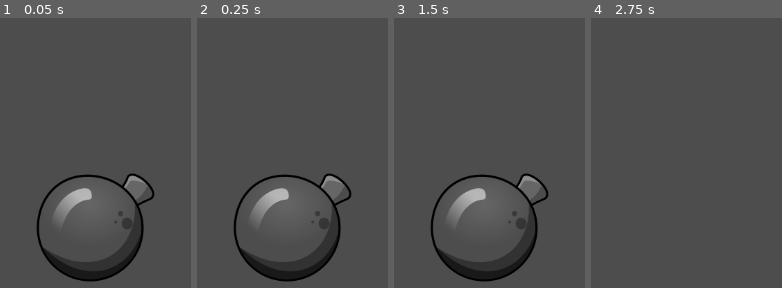
Above: before the commit, frames 1-4 (left to right).
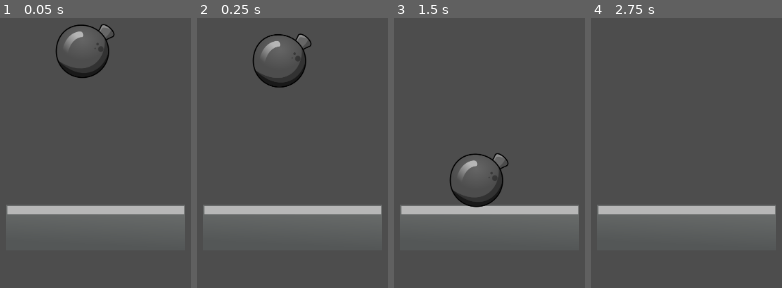
Above: after the commit, the same moments.

Repository: Chubby-Unicorn/godot_game
Game: Godot game, scene res://main.tscn
Same seed, same stepped clock (60 frames per second), same inputs: the game is played once before the commit and once after it.
Inputs (mouse positions are in pixels of both pictures, inside the frame that each line leads up to):
- Up to frame 1 (0.05 s): no input
- Up to frame 2 (0.25 s): no input
- Up to frame 3 (1.5 s): move the mouse to (outside the picture) at 0.52 s; click (outside the picture) at 0.67 s; move the mouse to (outside the picture) at 1.27 s; click (outside the picture) at 1.42 s
- Up to frame 4 (2.75 s): move the mouse to (766, 128) at 2.02 s; click (766, 128) at 2.17 s

The runs differ from the first frame. In frame 1, 12% of the frame differs, in the area x 3-97%, y 2-98%; in frame 2, 12%, in the area x 3-97%, y 5-98%; in frame 3, 12%; in frame 4, 5.0%.

Commit message:
added floor and code adjustments

Diff:
--- /dev/null
+++ b/platform/Objects/bomb.tscn
@@ -0,0 +1,53 @@
+[gd_scene load_steps=10 format=3 uid="uid://dooknwacrw7sc"]
+
+[ext_resource type="Script" path="res://Scripts/Bomb_Begin.gd" id="1_majnv"]
+[ext_resource type="Texture2D" uid="uid://q7nrs5qqmw8a" path="res://Sprites/Explosion/1.png" id="2_wl1a4"]
+[ext_resource type="Texture2D" uid="uid://dks8qrauqhk6c" path="res://Sprites/Explosion/2.png" id="3_36mct"]
+[ext_resource type="Texture2D" uid="uid://cr1w7whsk5aq4" path="res://Sprites/Explosion/3.png" id="4_hm1jg"]
+[ext_resource type="Texture2D" uid="uid://cijultg1vkcom" path="res://Sprites/Explosion/4.png" id="5_t4blh"]
+[ext_resource type="Texture2D" uid="uid://dxasipj4bl05b" path="res://Sprites/Explosion/5.png" id="6_mc617"]
+[ext_resource type="Texture2D" uid="uid://cx7tswvie64yi" path="res://Sprites/Explosion/6.png" id="7_5ou1s"]
+
+[sub_resource type="SpriteFrames" id="SpriteFrames_6ohbd"]
+resource_local_to_scene = true
+animations = [{
+"frames": [{
+"duration": 1.0,
+"texture": ExtResource("2_wl1a4")
+}, {
+"duration": 1.0,
+"texture": ExtResource("3_36mct")
+}, {
+"duration": 1.0,
+"texture": ExtResource("4_hm1jg")
+}, {
+"duration": 1.0,
+"texture": ExtResource("5_t4blh")
+}, {
+"duration": 1.0,
+"texture": ExtResource("6_mc617")
+}, {
+"duration": 1.0,
+"texture": ExtResource("7_5ou1s")
+}],
+"loop": true,
+"name": &"bombPulse",
+"speed": 15.0
+}]
+
+[sub_resource type="CircleShape2D" id="CircleShape2D_7i1m6"]
+radius = 7.74694
+
+[node name="Bomb" type="RigidBody2D"]
+script = ExtResource("1_majnv")
+bomb_timer = 2.0
+
+[node name="Animation" type="AnimatedSprite2D" parent="."]
+sprite_frames = SubResource("SpriteFrames_6ohbd")
+animation = &"bombPulse"
+frame_progress = 0.138123
+
+[node name="Collision" type="CollisionShape2D" parent="."]
+position = Vector2(-9, 0)
+scale = Vector2(9.56, 9.56)
+shape = SubResource("CircleShape2D_7i1m6")
--- a/platform/main.tscn
+++ b/platform/main.tscn
@@ -1,15 +1,9 @@
-[gd_scene load_steps=14 format=3 uid="uid://c15c1jk5ftams"]
+[gd_scene load_steps=9 format=3 uid="uid://c15c1jk5ftams"]
 
-[ext_resource type="Script" path="res://Scripts/spawnsound.gd" id="1_4x1pt"]
-[ext_resource type="Texture2D" uid="uid://q7nrs5qqmw8a" path="res://Sprites/Explosion/1.png" id="1_okn05"]
-[ext_resource type="Texture2D" uid="uid://dks8qrauqhk6c" path="res://Sprites/Explosion/2.png" id="2_qlxvt"]
-[ext_resource type="Texture2D" uid="uid://cr1w7whsk5aq4" path="res://Sprites/Explosion/3.png" id="3_ec3ep"]
+[ext_resource type="Texture2D" uid="uid://ccdgxsm06dp6f" path="res://Sprites/Envo/Building-Roof.png" id="3_ohvsh"]
 [ext_resource type="AudioStream" uid="uid://bkbhuwwh677ye" path="res://Sounds/explosionSound.mp3" id="3_wmjt1"]
-[ext_resource type="Texture2D" uid="uid://cijultg1vkcom" path="res://Sprites/Explosion/4.png" id="4_ndd31"]
-[ext_resource type="Texture2D" uid="uid://dxasipj4bl05b" path="res://Sprites/Explosion/5.png" id="5_do8qe"]
-[ext_resource type="Texture2D" uid="uid://cx7tswvie64yi" path="res://Sprites/Explosion/6.png" id="6_kn58g"]
+[ext_resource type="PackedScene" uid="uid://dooknwacrw7sc" path="res://Objects/bomb.tscn" id="4_vn7xi"]
 [ext_resource type="AudioStream" uid="uid://ba3vidfksqyok" path="res://Sounds/BombTickSound.mp3" id="8_hxvfu"]
-[ext_resource type="Script" path="res://Scripts/Bomb_Begin.gd" id="8_ke4jd"]
 
 [sub_resource type="GDScript" id="GDScript_flc2i"]
 script/source = "extends Node2D
@@ -27,35 +21,23 @@
 	pass
 "
 
-[sub_resource type="SpriteFrames" id="SpriteFrames_6ohbd"]
-resource_local_to_scene = true
-animations = [{
-"frames": [{
-"duration": 1.0,
-"texture": ExtResource("1_okn05")
-}, {
-"duration": 1.0,
-"texture": ExtResource("2_qlxvt")
-}, {
-"duration": 1.0,
-"texture": ExtResource("3_ec3ep")
-}, {
-"duration": 1.0,
-"texture": ExtResource("4_ndd31")
-}, {
-"duration": 1.0,
-"texture": ExtResource("5_do8qe")
-}, {
-"duration": 1.0,
-"texture": ExtResource("6_kn58g")
-}],
-"loop": true,
-"name": &"bombPulse",
-"speed": 15.0
-}]
+[sub_resource type="GDScript" id="GDScript_nqd2m"]
+script/source = "extends Node
 
-[sub_resource type="CircleShape2D" id="CircleShape2D_7i1m6"]
-radius = 7.74694
+# Called when the node enters the scene tree for the first time.
+func _ready() -> void:
+	pass # Replace with function body.
+
+
+# Called every frame. 'delta' is the elapsed time since the previous frame.
+func _process(delta: float) -> void:
+	pass
+"
+
+[sub_resource type="RectangleShape2D" id="RectangleShape2D_dmeeq"]
+size = Vector2(513, 129)
+
+[sub_resource type="Environment" id="Environment_se137"]
 
 [node name="Main" type="Node2D"]
 script = SubResource("GDScript_flc2i")
@@ -63,7 +45,7 @@
 [node name="Game Manager" type="Node" parent="."]
 
 [node name="Sound Manager" type="Node" parent="."]
-script = ExtResource("1_4x1pt")
+script = SubResource("GDScript_nqd2m")
 
 [node name="BombTickSound" type="AudioStreamPlayer2D" parent="Sound Manager"]
 stream = ExtResource("8_hxvfu")
@@ -72,18 +54,19 @@
 stream = ExtResource("3_wmjt1")
 
 [node name="Camera" type="Camera2D" parent="."]
+zoom = Vector2(0.5, 0.5)
 
-[node name="Bomb" type="RigidBody2D" parent="."]
-gravity_scale = 0.0
-script = ExtResource("8_ke4jd")
-bomb_timer = 2.0
+[node name="Floor" type="StaticBody2D" parent="."]
 
-[node name="Animation" type="AnimatedSprite2D" parent="Bomb"]
-sprite_frames = SubResource("SpriteFrames_6ohbd")
-animation = &"bombPulse"
-frame_progress = 0.138123
+[node name="Sprite" type="Sprite2D" parent="Floor"]
+texture = ExtResource("3_ohvsh")
 
-[node name="Collision" type="CollisionShape2D" parent="Bomb"]
-position = Vector2(-9, 0)
-scale = Vector2(9.56, 9.56)
-shape = SubResource("CircleShape2D_7i1m6")
+[node name="Collision" type="CollisionShape2D" parent="Floor"]
+position = Vector2(0.5, 1.5)
+shape = SubResource("RectangleShape2D_dmeeq")
+
+[node name="WorldEnvironment" type="WorldEnvironment" parent="."]
+environment = SubResource("Environment_se137")
+
+[node name="Bomb" parent="." instance=ExtResource("4_vn7xi")]
+position = Vector2(-30, -510)
Binary file added: platform/Sprites/Envo/Building-Roof.png
Not shown, added: platform/Sprites/Envo/Building-Roof.png.import
